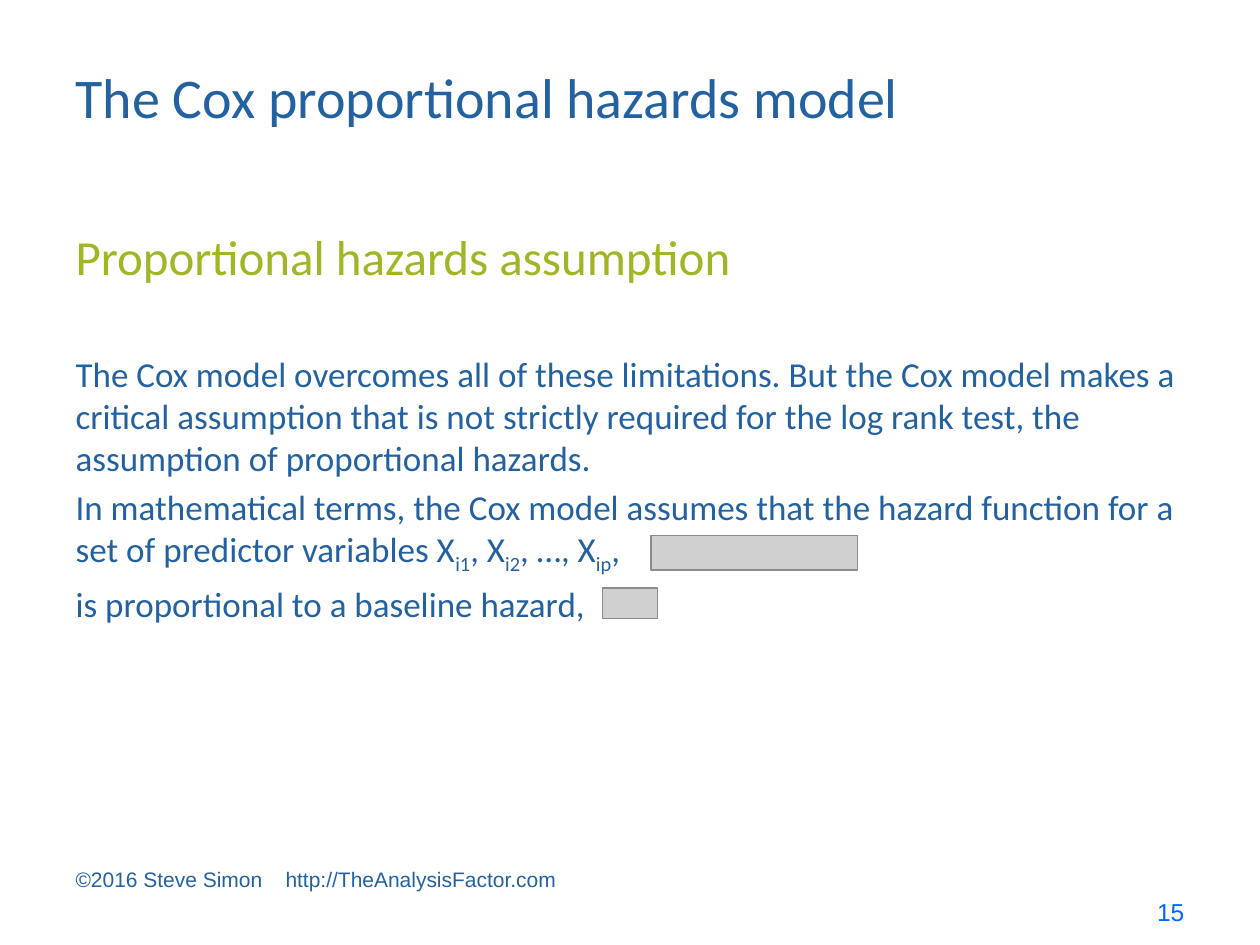
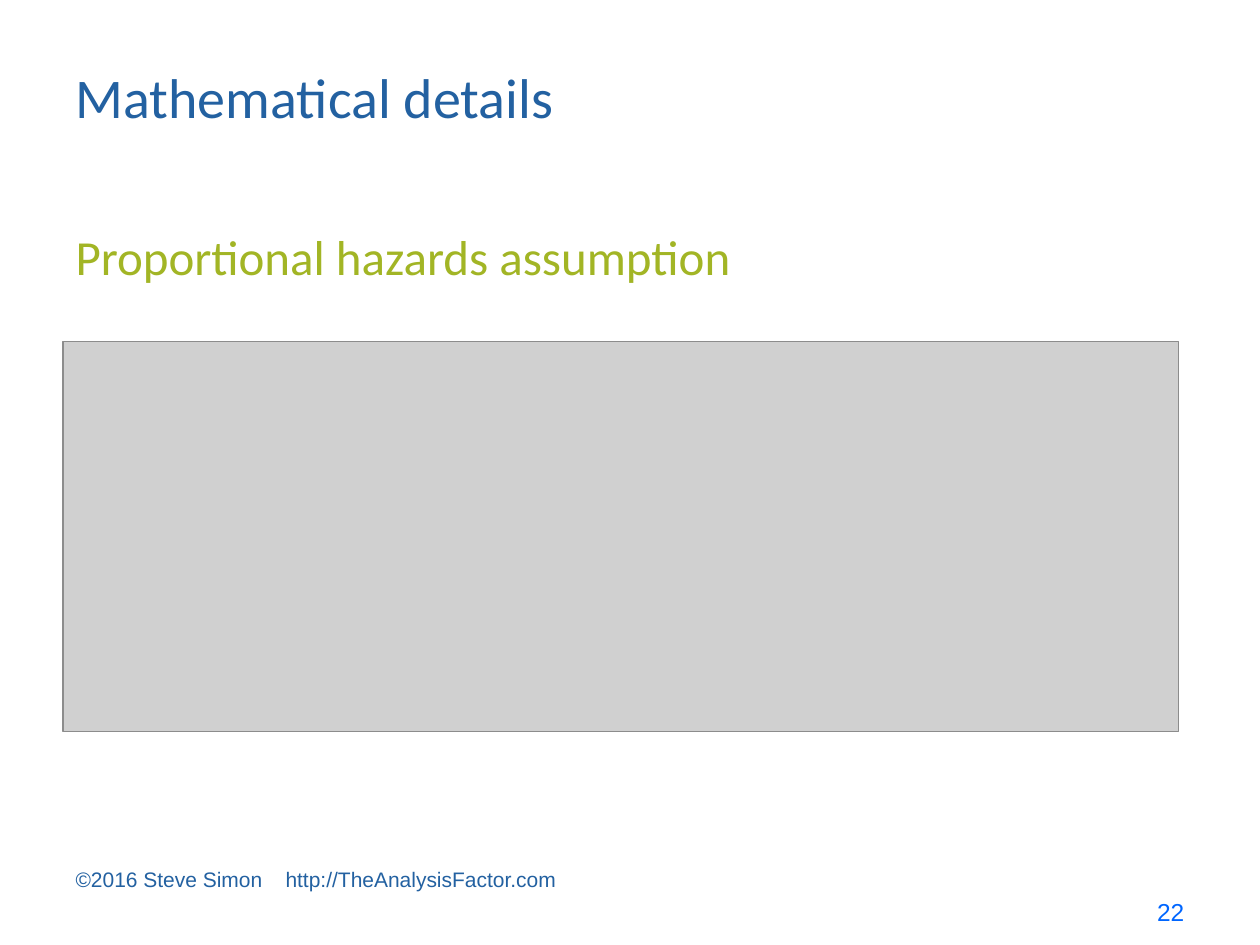
Before and after one commit to pmean/survival-models, a slide deck: slide 22 of bin/survival lecture 2.pptx (slide 15 before the commit). Drawn at 1260x945 pixels with LibreOffice and Linux fonts; fonts in the diff are those of the drawing; grey boxes stand for pictures. Boxes give left, top, right and bottom in pixels: in the first picture for what was removed or moved away, otherwise in the second. Text is boxed around its words. In the diff, an @@ line names an element or a change of style, - is before the commit and + after.

```diff
--- a/bin/survival lecture 2.pptx
+++ b/bin/survival lecture 2.pptx
@@ title at bbox=[76, 79, 553, 119]: text changed @@
-The Cox proportional hazards model
+Mathematical details
@@ picture added at bbox=[63, 341, 1178, 731] @@
@@ text removed at bbox=[76, 362, 1175, 623] @@
-The Cox model overcomes all of these limitations. But the Cox model makes a critical assumption that is not strictly required for the log rank test, the assumption of proportional hazards.
-In mathematical terms, the Cox model assumes that the hazard function for a set of predictor variables Xi1, Xi2, …, Xip,
-is proportional to a baseline hazard,
@@ picture removed at bbox=[651, 536, 858, 570] @@
@@ picture removed at bbox=[602, 588, 658, 619] @@
@@ page number at bbox=[1157, 904, 1184, 921]: text changed @@
-15
+22
```
Also in this commit, not shown: 16 other slides changed, 17 slides added, 11 slides removed, 5 other files.
